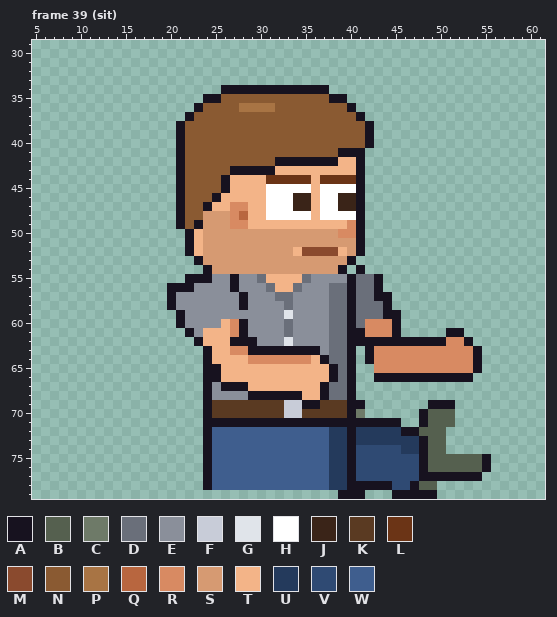
Pixel-art file: sprites/expo/expo_atta_right_anim.aseprite. That is the earlier state.
64x80 pixels, 129 frames. Shown: frame 39 (sit): x 5..61, y 29..79. The commit also changed other frames, which this record leaves out.
Visible layers, top first: "Arm Top", "Stubble", "Hair", "Face", "Watch", "Near Arm", "Collar", "Belt", "Shirt", "Body", "Back Arm", "Pants", "Shoes".
Palette (. is transparent): A #17121f  B #55604f  C #6e7a68  D #6a6f7a  E #8a8f9a  F #c8ccd8  G #e0e4ea  H #ffffff  J #3a2418  K #5a3a22  L #6b3416  M #8a4a2e  N #8a5a32  P #a87444  Q #b8663f  R #d88a62  S #d69a72  T #f3b488  U #243a5c  V #2f4a73  W #3f5e8e
Pixels before, frame 39 (sit) (only the part around the change), first column x 27:
55 AEEDTTTTDEEEEADDA..................
56 AEEEDTTDEEEDDADDA..................
57 EAEEEDDEEEEDDADDAA.................
58 EAEEEEDEEEEDDADDDA.................
59 EEEEEEGEEEEDDADDDAA................
60 RAEEEEDEEEEDDADRRRA................
61 RAEEEEDEEEEDDAARRRA.....AA.........
62 AAAEEEGEEEEDDAAAAAAAAAAARRA........
63 RRAAAAAAAAEDDA.ARRRRRRRRRRRA.......
64 TTRRRRRRRTADDA.ARRRRRRRRRRRA.......
65 TTTTTTTTTTTADA..RRRRRRRRRRRA.......
66 TTTTTTTTTTTADA..AAAAAAAAAAA........
67 AATTTTTTTTADDA.....................
68 EEAAAAAATTADDA.....................
69 KKKKKKFFAAKKKAA.......AAA..........
70 KKKKKKFFKKKKKAC......ABBB..........
71 AAAAAAAAAAAAAAAAAAA..ABBB..........
72 WWWWWWWWWWWUUAUUUUUAABBB...........
73 WWWWWWWWWWWUUAUUUUUUUABB...........
74 WWWWWWWWWWWUUAVVVVVUUABB...........
75 WWWWWWWWWWWUUAVVVVVVVABBBBBBA......
76 WWWWWWWWWWWUUAVVVVVVVABBBBBBA......
77 WWWWWWWWWWWUUAVVVVVVVAAAAAAA.......
78 WWWWWWWWWWWUUAAAAAVVABB............
79 ............AAA...AAAAA............
After the commit:
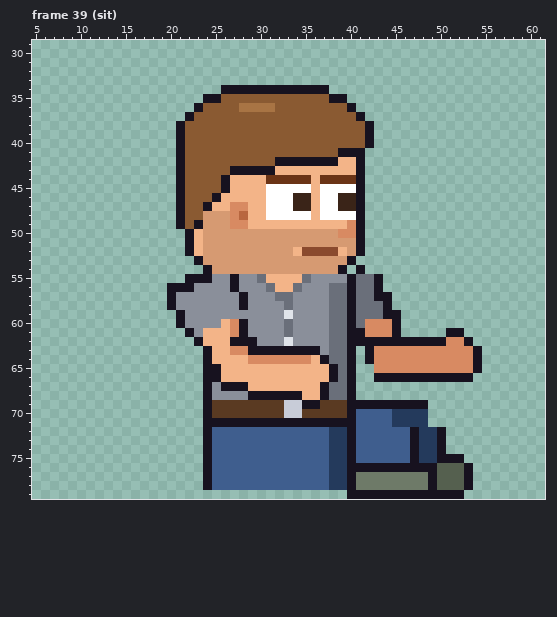
Change:
{"where": "frame 39 (sit), layers \"Pants\", \"Shoes\""}
{"frame":39,"y":69,"x":42,"old":".......AAA","new":"AAAAAAA..."}
{"frame":39,"y":70,"x":41,"old":"C......ABBB","new":"WWWWUUUU..."}
{"frame":39,"y":71,"x":41,"old":"AAAAA..ABBB","new":"WWWWUUUU..."}
{"frame":39,"y":72,"x":41,"old":"UUUUUA","new":"WWWWWW"}
{"frame":39,"y":72,"x":48,"old":"BBB","new":"UUA"}
{"frame":39,"y":73,"x":41,"old":"UUUUUUUABB","new":"WWWWWWAUUA"}
{"frame":39,"y":74,"x":41,"old":"VVVVVUUABB","new":"WWWWWWAUUA"}
{"frame":39,"y":75,"x":41,"old":"VVVVVVVABBBBBBA","new":"WWWWWWAUUAAA..."}
{"frame":39,"y":76,"x":41,"old":"VVVVVVV","new":"AAAAAAA"}
{"frame":39,"y":76,"x":49,"old":"B","new":"A"}
{"frame":39,"y":76,"x":53,"old":"BBA","new":"A.."}
{"frame":39,"y":77,"x":41,"old":"VVVVVVVA","new":"CCCCCCCC"}
{"frame":39,"y":77,"x":50,"old":"AAA","new":"BBB"}
{"frame":39,"y":77,"x":54,"old":"A","new":"."}
{"frame":39,"y":78,"x":41,"old":"AAAAVVABB....","new":"CCCCCCCCABBBA"}
{"frame":39,"y":79,"x":39,"old":"A","new":"."}
{"frame":39,"y":79,"x":42,"old":"...","new":"AAA"}
{"frame":39,"y":79,"x":50,"old":"...","new":"AAA"}
